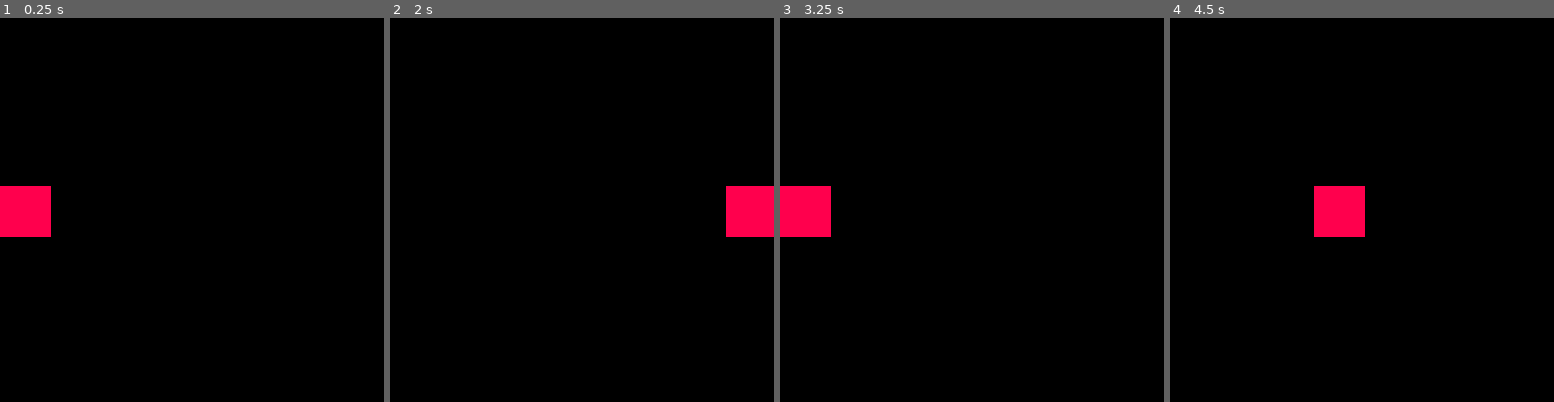
Above: before the commit, frames 1-4 (left to right).
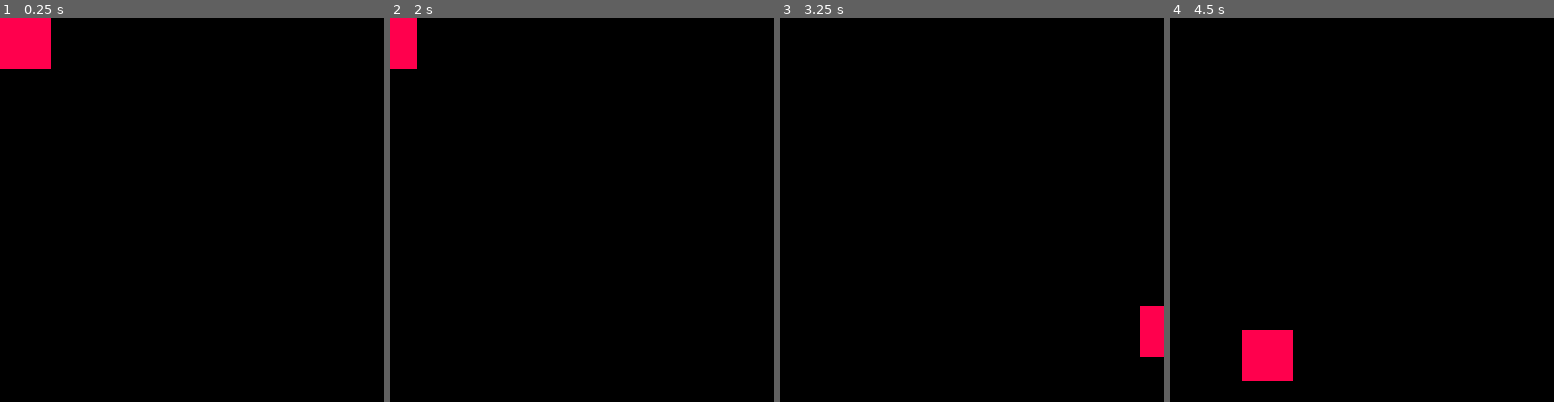
Above: after the commit, the same moments.

Repository: fletchmakes/pico8-twitch-plate
Game: PICO-8 cartridge twitch-test.p8
Same seed, same stepped clock (60 frames per second), same inputs: the game is played once before the commit and once after it.
Inputs:
- Up to frame 1 (0.25 s): no input
- Up to frame 2 (2 s): hold Left from 1.97 s (still down)
- Up to frame 3 (3.25 s): release Left at 2.37 s; hold Down 2.42-2.82 s; hold Right from 2.87 s (still down)
- Up to frame 4 (4.5 s): release Right at 3.53 s; hold Up 3.58-4.08 s; hold Right from 4.13 s (still down)

The runs differ from the first frame. In frame 1, 3.5% of the frame differs, in the area x 0-14%, y 0-58%; in frame 2, 2.6%; in frame 3, 2.6%; in frame 4, 3.5%.

Commit message:
generalized solution for converting commands to pico8 inputs

Diff:
--- a/twitch-test.p8
+++ b/twitch-test.p8
@@ -3,27 +3,42 @@
 __lua__
 function _init()
 	x = 0
+	y = 0
 end
 
 function _update()
-	if(btnp(⬅️)) then
-		x -= 16
-		if (x == -16) then
+	if(btn(⬅️)) then
+		x -= 8
+		if (x <= -16) then
 			x = 112
 		end
 	end
 
-	if(btnp(➡️)) then
-		x += 16
-		if (x == 128) then
+	if(btn(➡️)) then
+		x += 8
+		if (x >= 128) then
 			x = 0
+		end
+	end
+
+	if(btn(⬆️)) then
+		y -= 8
+		if (y <= -16) then
+			y = 112
+		end
+	end
+
+	if (btn(⬇️)) then
+		y += 8
+		if (y >= 128) then
+			y = 0
 		end
 	end
 end
 
 function _draw()
 	cls(0)
-	rectfill(x, 56, x+16, 72, 8)
+	rectfill(x, y, x+16, y+16, 8)
 end
 
 
Not shown, changed: 129 lines of the sprite sheet (__gfx__) section of twitch-test.p8
Not shown, changed: the thumbnail (__label__) section of twitch-test.p8
